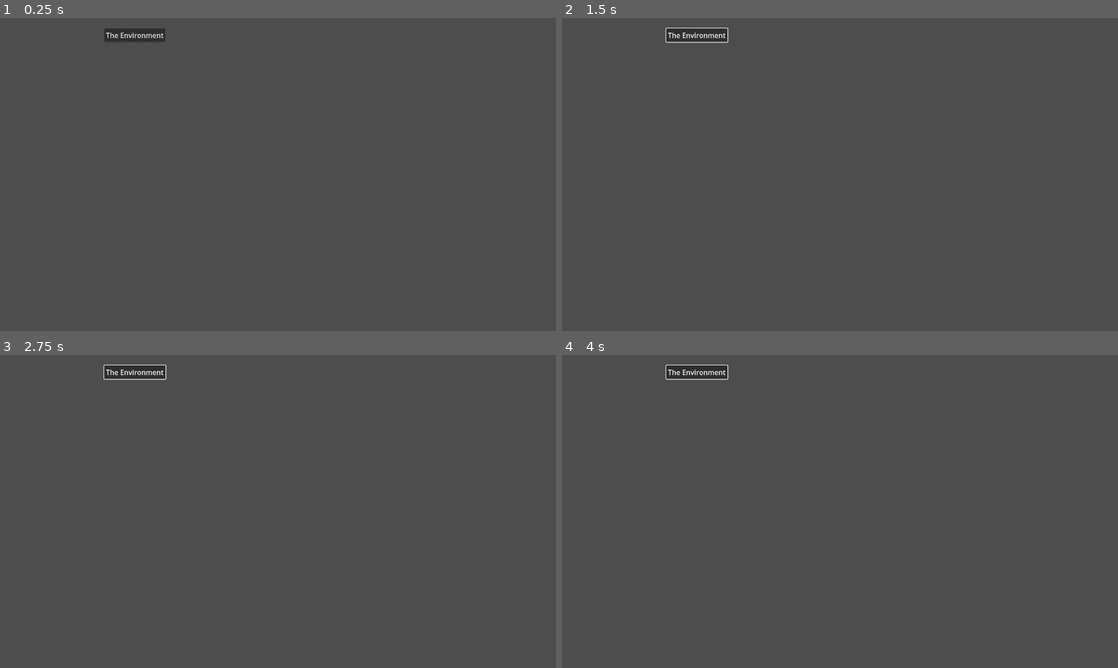
Above: before the commit, frames 1-4 (two rows, left to right).
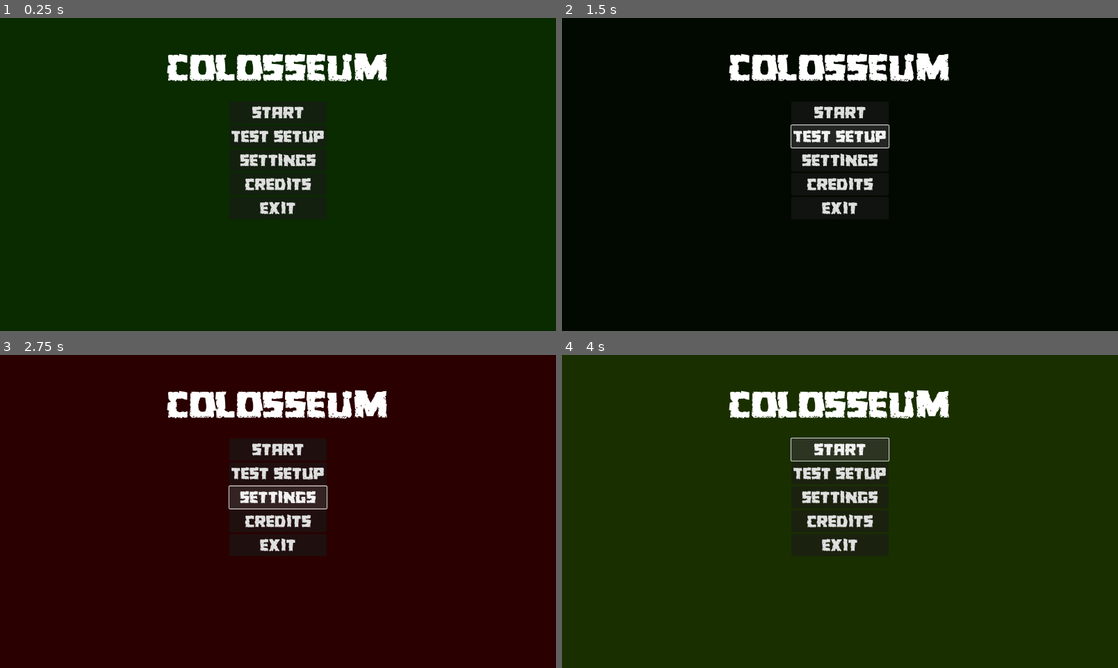
Above: after the commit, the same moments.

Repository: CrazyGG3r/fyp_try2
Game: Godot game, scene res://main_menu.tscn
The game is run twice, just before and just after one commit, with the same random seed, the same clock (stepped at 60 frames per second) and the same inputs. This scene is started directly instead of the project's main scene.
Inputs (mouse positions are in pixels of both pictures, inside the frame that each line leads up to):
- Up to frame 1 (0.25 s): no input
- Up to frame 2 (1.5 s): click (695, 33) at 0.5 s, where only the run before the commit has a clickable "The Environment"; click (840, 136) at 1.25 s, where only the run after the commit has a clickable "Test Setup"
- Up to frame 3 (2.75 s): click (278, 495) at 2 s, where only the run after the commit has a clickable "Settings"
- Up to frame 4 (4 s): click (840, 520) at 2.75 s, where only the run after the commit has a clickable "Credits"; click (840, 448) at 3.5 s, where only the run after the commit has a clickable "Start"

The runs differ from the first frame. In frame 1, 100% of the frame differs, in the area x 0-100%, y 0-100%; in frame 2, 100%; in frame 3, 100%; in frame 4, 100%.

Commit message:
UI_ for env started

Diff:
--- a/Environment/main_menu.tscn
+++ b/Environment/main_menu.tscn
@@ -1,4 +1,10 @@
-[gd_scene format=3 uid="uid://choiyg017m78x"]
+[gd_scene load_steps=4 format=3 uid="uid://choiyg017m78x"]
+
+[ext_resource type="Script" path="res://menubg.gd" id="1_6mkjf"]
+[ext_resource type="FontFile" uid="uid://b7pv26mtipbr2" path="res://Assets/Fonts/f1_colossusjag.ttf" id="1_jsbsq"]
+
+[sub_resource type="QuadMesh" id="QuadMesh_p3k3f"]
+size = Vector2(1280, 720)
 
 [node name="Main Menu" type="Control"]
 layout_mode = 3
@@ -8,10 +14,64 @@
 grow_horizontal = 2
 grow_vertical = 2
 
-[node name="The Environment" type="Button" parent="."]
+[node name="Node2D" type="Node2D" parent="."]
+
+[node name="menubg" type="MeshInstance2D" parent="Node2D"]
+modulate = Color(0.372549, 0.12549, 0.0156863, 1)
+position = Vector2(640, 360)
+mesh = SubResource("QuadMesh_p3k3f")
+script = ExtResource("1_6mkjf")
+
+[node name="RichTextLabel" type="RichTextLabel" parent="."]
+clip_contents = false
+layout_mode = 2
+offset_left = 384.0
+offset_top = 64.0
+offset_right = 896.0
+offset_bottom = 161.0
+pivot_offset = Vector2(174, 25)
+theme_override_fonts/normal_font = ExtResource("1_jsbsq")
+theme_override_font_sizes/normal_font_size = 103
+text = "Colosseum"
+fit_content = true
+
+[node name="VBoxContainer" type="VBoxContainer" parent="."]
 layout_mode = 0
-offset_left = 240.0
-offset_top = 24.0
-offset_right = 248.0
-offset_bottom = 32.0
-text = "The Environment"
+offset_left = 528.0
+offset_top = 192.0
+offset_right = 752.0
+offset_bottom = 464.0
+pivot_offset = Vector2(112, 0)
+metadata/_edit_group_ = true
+
+[node name="Start" type="Button" parent="VBoxContainer"]
+layout_mode = 2
+theme_override_fonts/font = ExtResource("1_jsbsq")
+theme_override_font_sizes/font_size = 45
+text = "Start
+"
+
+[node name="Test Connections" type="Button" parent="VBoxContainer"]
+layout_mode = 2
+theme_override_fonts/font = ExtResource("1_jsbsq")
+theme_override_font_sizes/font_size = 45
+text = "Test Setup"
+
+[node name="Settings" type="Button" parent="VBoxContainer"]
+layout_mode = 2
+theme_override_fonts/font = ExtResource("1_jsbsq")
+theme_override_font_sizes/font_size = 45
+text = "Settings"
+
+[node name="Credits" type="Button" parent="VBoxContainer"]
+layout_mode = 2
+theme_override_fonts/font = ExtResource("1_jsbsq")
+theme_override_font_sizes/font_size = 45
+text = "Credits"
+
+[node name="Exit" type="Button" parent="VBoxContainer"]
+layout_mode = 2
+theme_override_fonts/font = ExtResource("1_jsbsq")
+theme_override_font_sizes/font_size = 45
+text = "Exit
+"
--- /dev/null
+++ b/Environment/menubg.gd
@@ -0,0 +1,12 @@
+extends MeshInstance2D
+
+func _ready():
+	# Generate a random color
+	var random_color = Color(randf_range(0,0.2), randf_range(0,0.2), 0)
+	modulate = random_color
+
+	# Apply the random color to the material
+func _process(delta):
+	if Input.is_mouse_button_pressed(MOUSE_BUTTON_LEFT):
+		var random_color = Color(randf_range(0,0.2), randf_range(0,0.2), 0)
+		modulate = random_color
Binary file added: Environment/Assets/Fonts/f1_colossusjag.ttf
Not shown, added: Environment/Assets/Fonts/f1_colossusjag.ttf.import
